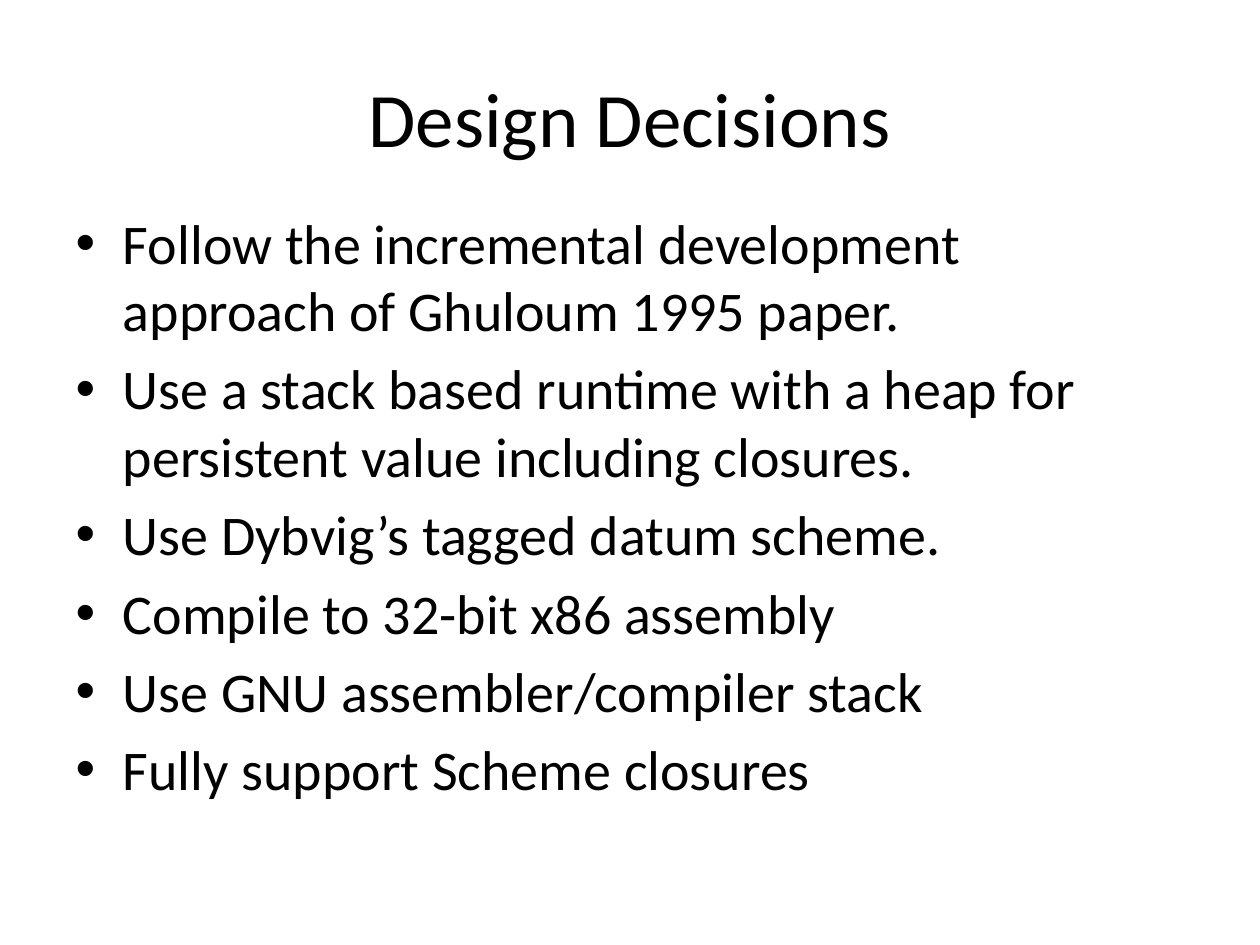
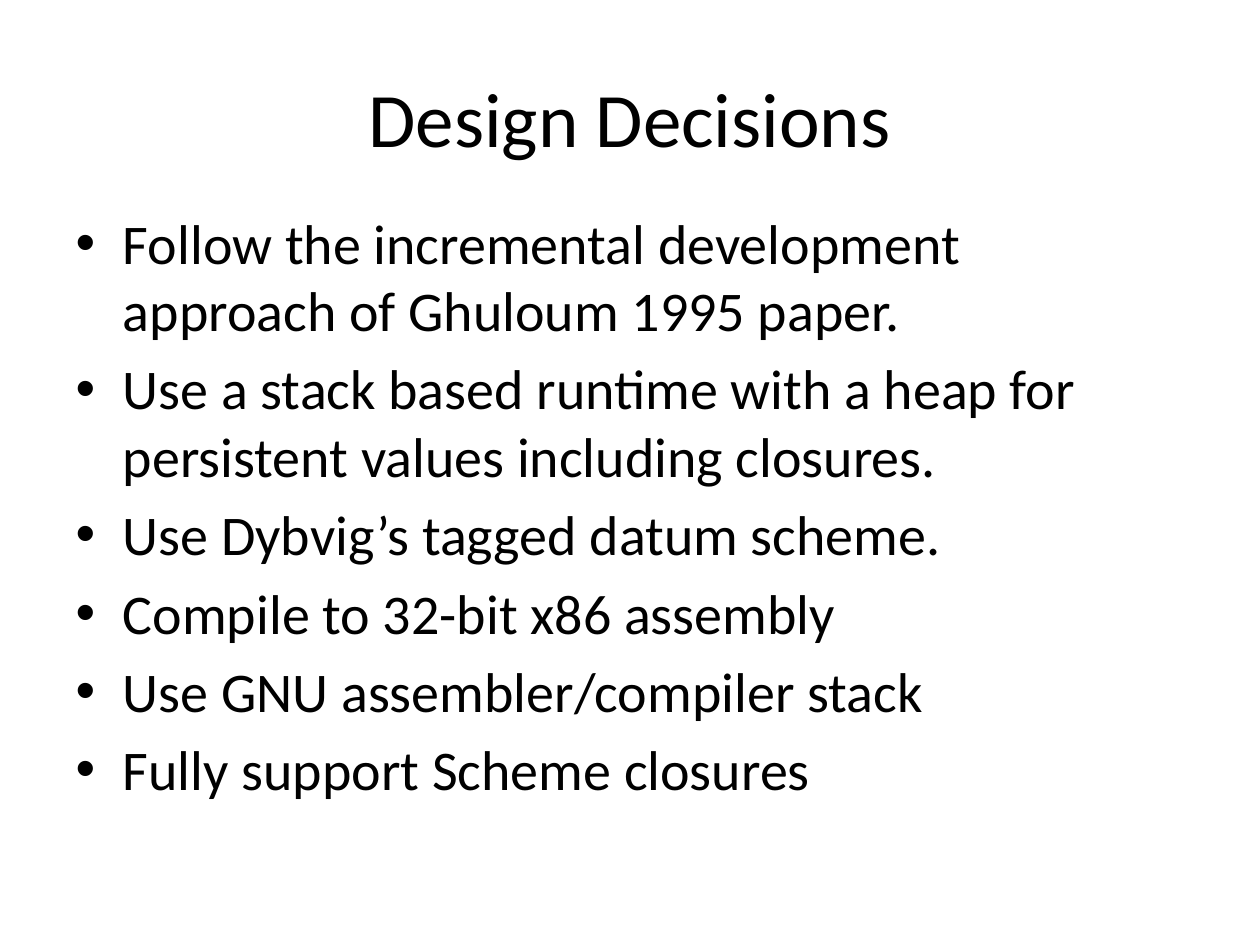
Before and after one commit to markcornwell/pilar, a slide deck: slide 3 of doc/Pilar.pptx. Drawn at 1260x945 pixels with LibreOffice and Linux fonts; fonts in the diff are those of the drawing. Boxes give left, top, right and bottom in pixels: in the first picture for what was removed or moved away, otherwise in the second. Text is boxed around its words. In the diff, an @@ line names an element or a change of style, - is before the commit and + after.

```diff
--- a/doc/Pilar.pptx
+++ b/doc/Pilar.pptx
@@ text at box(123, 370, 1075, 487): text changed @@
-• Use a stack based runtime with a heap for persistent value including closures.
+• Use a stack based runtime with a heap for persistent values including closures.
```
Also in this commit, not shown: 3 other slides changed, 8 slides added, 11 other files.
